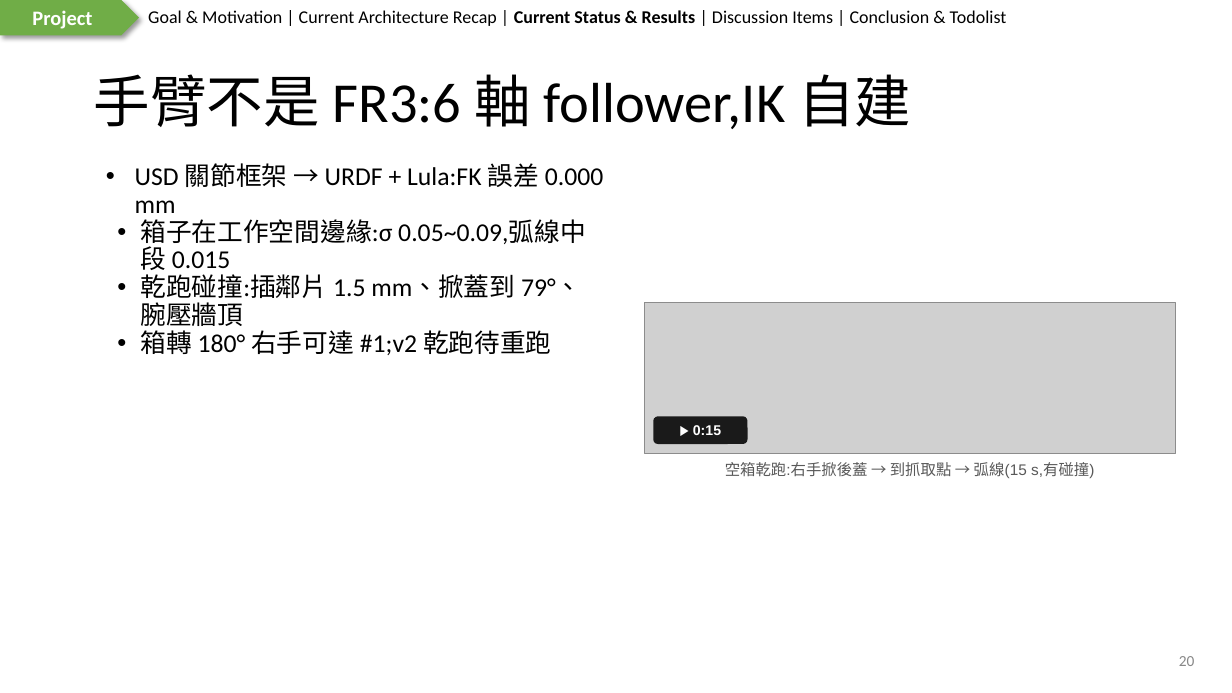
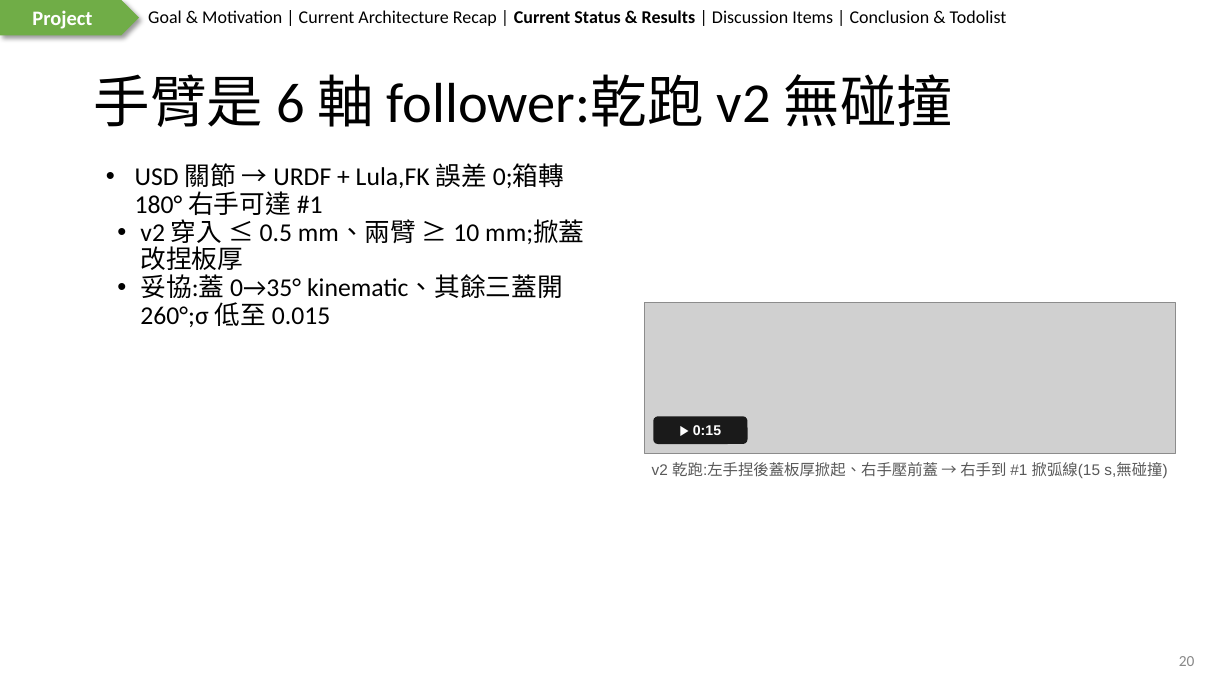
Before and after one commit to wyattsheu/sim-forge, a slide deck: slide 20 of sims/fr3_bubblewrap_pack_20261007/deck/2026-10-07-Report.pptx. Drawn at 1232x693 pixels with LibreOffice and Linux fonts; fonts in the diff are those of the drawing; grey boxes stand for pictures. Boxes give left, top, right and bottom in pixels: in the first picture for what was removed or moved away, otherwise in the second. Text is boxed around its words. In the diff, an @@ line names an element or a change of style, - is before the commit and + after.

Commit message:
deck: arm slide updated to v2 collision-free dry-run

```diff
--- a/sims/fr3_bubblewrap_pack_20261007/deck/2026-10-07-Report.pptx
+++ b/sims/fr3_bubblewrap_pack_20261007/deck/2026-10-07-Report.pptx
@@ title at bbox=[94, 74, 953, 127]: text changed @@
-手臂不是 FR3:6 軸 follower,IK 自建
+手臂是 6 軸 follower:乾跑 v2 無碰撞
@@ text at bbox=[135, 163, 584, 327]: text changed @@
-• USD 關節框架 → URDF + Lula:FK 誤差 0.000 mm
-• 箱子在工作空間邊緣:σ 0.05~0.09,弧線中段 0.015
-• 乾跑碰撞:插鄰片 1.5 mm、掀蓋到 79°、腕壓牆頂
-• 箱轉 180° 右手可達 #1;v2 乾跑待重跑
+• USD 關節 → URDF + Lula,FK 誤差 0;箱轉 180° 右手可達 #1
+• v2 穿入 ≤ 0.5 mm、兩臂 ≥ 10 mm;掀蓋改捏板厚
+• 妥協:蓋 0→35° kinematic、其餘三蓋開 260°;σ 低至 0.015
@@ text at bbox=[652, 462, 1167, 478]: text changed @@
-空箱乾跑:右手掀後蓋 → 到抓取點 → 弧線(15 s,有碰撞)
+v2 乾跑:左手捏後蓋板厚掀起、右手壓前蓋 → 右手到 #1 掀弧線(15 s,無碰撞)
```
Also in this commit, not shown: 2 other files.
